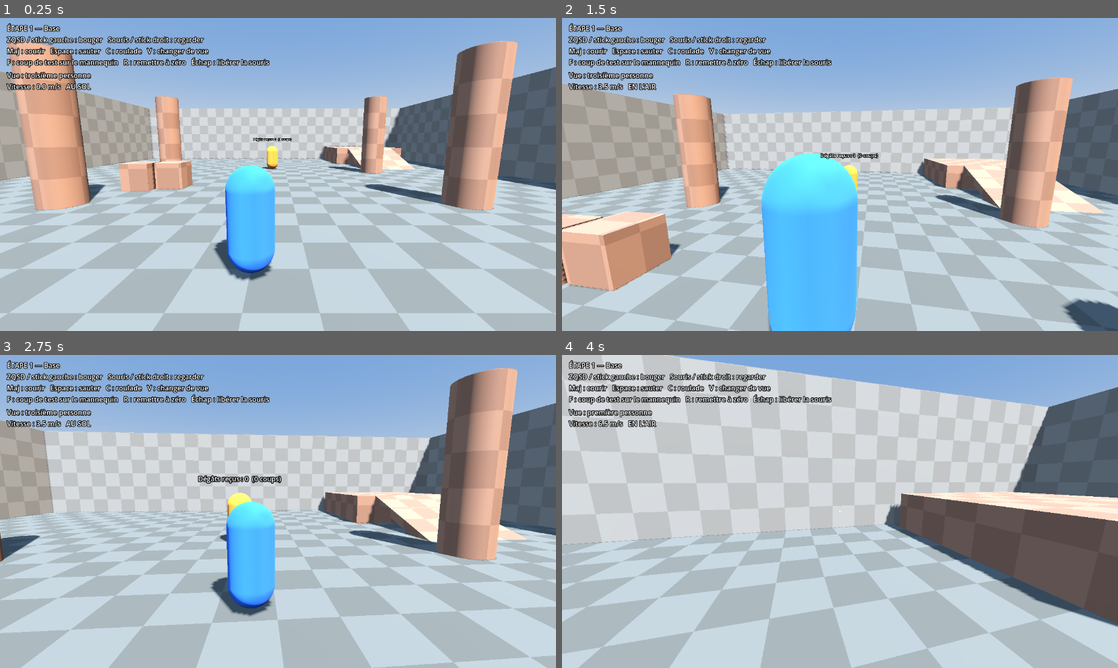
Above: before the commit, frames 1-4 (two rows, left to right).
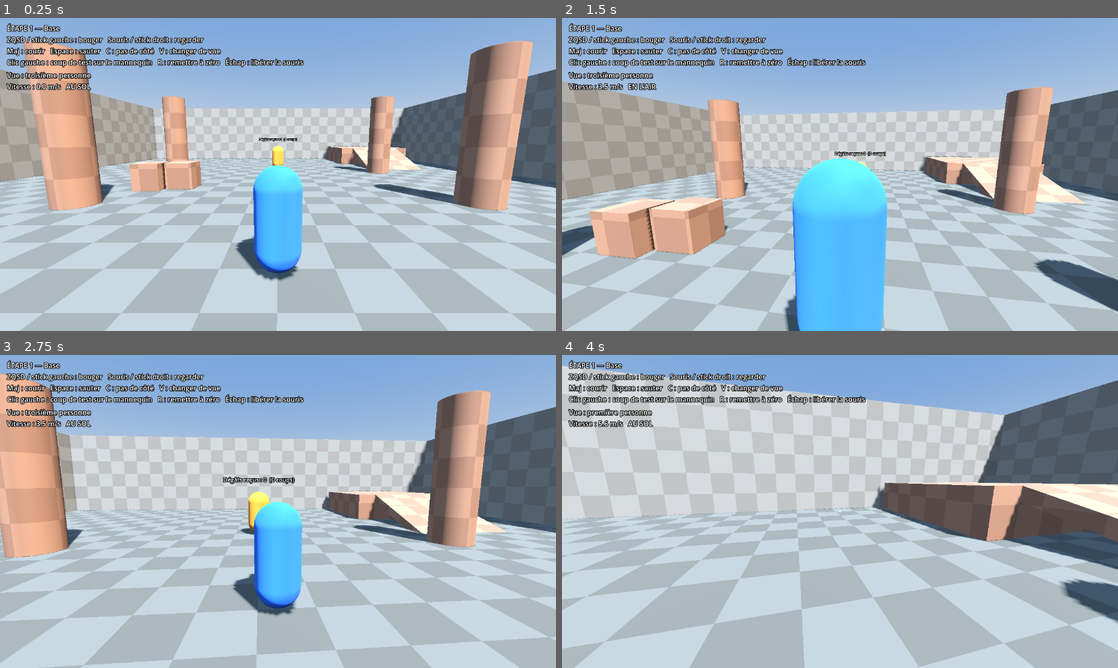
Above: after the commit, the same moments.

Repository: NengD/RPGMedieval
Game: Godot game, scene res://scenes/main.tscn
Same seed, same stepped clock (60 frames per second), same inputs: the game is played once before the commit and once after it.
Inputs (mouse positions are in pixels of both pictures, inside the frame that each line leads up to):
- Up to frame 1 (0.25 s): no input
- Up to frame 2 (1.5 s): tap Enter at 0.5 s; move the mouse to (867, 174) at 0.52 s; hold V (toggle_view) 0.53-1.28 s; hold W (move_forward) from 0.53 s (still down); tap C (dodge) at 0.6 s; click (867, 174) at 0.67 s; tap Space (jump) at 0.77, 1.07 s; move the mouse to (812, 174) at 1.27 s; tap V (toggle_view) at 1.35 s; click (812, 174) at 1.42 s
- Up to frame 3 (2.75 s): keep holding W (move_forward); tap Space (jump) at 1.52, 1.55, 1.82, 2.1 s; move the mouse to (289, 505) at 2.02 s; click (289, 505) at 2.17 s; tap C (dodge) at 2.3 s
- Up to frame 4 (4 s): keep holding W (move_forward); move the mouse to (834, 517) at 2.77 s; tap C (dodge) at 2.85 s; click (834, 517) at 2.92 s; tap Space (jump) at 3.02, 3.32, 3.77, 3.8 s; tap V (toggle_view) at 3.05 s; move the mouse to (878, 514) at 3.52 s; hold Shift (sprint) from 3.53 s (still down); click (878, 514) at 3.67 s

The runs differ from the first frame. In frame 1, 37% of the frame differs, in the area x 0-100%, y 7-100%; in frame 2, 38%; in frame 3, 38%, in the area x 0-100%, y 4-100%; in frame 4, 37%.

Commit message:
Étape 1 (retours) : pas de côté à la place de la roulade, clic gauche pour le coup de test, correction du mur invisible en 3e personne
Co-Authored-By: Claude Sonnet 5.5 <noreply@anthropic.com>

Diff:
--- a/project.godot
+++ b/project.godot
@@ -1,4 +1,11 @@
-; Fichier de projet Godot - prototype de combat médiéval
+; Engine configuration file.
+; It's best edited using the editor UI and not directly,
+; since the parameters that go here are not all obvious.
+;
+; Format:
+;   [section] ; section goes between []
+;   param=value ; assign values to parameters
+
 config_version=5
 
 [application]
--- a/scripts/camera_rig.gd
+++ b/scripts/camera_rig.gd
@@ -78,5 +78,4 @@
 	_pivot.position.y = GameConfig.EYE_HEIGHT
 	_pivot.rotation.x = pitch
 	_arm.spring_length = GameConfig.TPS_DISTANCE * k
-	camera.h_offset = GameConfig.TPS_SHOULDER * k
 	camera.fov = lerpf(GameConfig.FOV_FPS, GameConfig.FOV_TPS, k)
--- a/scripts/game_config.gd
+++ b/scripts/game_config.gd
@@ -33,19 +33,19 @@
 const COYOTE_TIME := 0.10            # saut encore possible juste après avoir quitté le bord
 const JUMP_BUFFER := 0.12            # saut mémorisé si pressé juste avant l'atterrissage
 
-# --- Héros : esquive / roulade ---
-const DODGE_SPEED := 9.0             # vitesse de départ de la roulade
-const DODGE_DURATION := 0.55
-const DODGE_COOLDOWN := 0.25         # pause avant de pouvoir rouler à nouveau
-const DODGE_IFRAME_START := 0.05     # début de l'invulnérabilité (s depuis le début)
-const DODGE_IFRAME_END := 0.40       # fin de l'invulnérabilité
+# --- Héros : esquive (pas de côté rapide, touche C) ---
+const DODGE_SPEED := 7.0             # vitesse de départ du pas (m/s)
+const DODGE_DURATION := 0.32         # durée du pas (distance ~ 1,5 m)
+const DODGE_COOLDOWN := 0.20         # pause avant de pouvoir esquiver à nouveau
+const DODGE_IFRAME_START := 0.03     # début de l'invulnérabilité (s depuis le début)
+const DODGE_IFRAME_END := 0.22       # fin de l'invulnérabilité
+const DODGE_LEAN := 0.35             # inclinaison du corps pendant le pas (radians)
 
 # --- Caméra ---
 const MOUSE_SENSITIVITY := 0.0025    # radians par pixel de souris
 const STICK_SENSITIVITY := 3.2       # radians par seconde, stick à fond
 const INVERT_Y := false
 const TPS_DISTANCE := 3.6            # distance caméra - héros (3e personne)
-const TPS_SHOULDER := 0.45           # décalage d'épaule (3e personne)
 const TPS_PITCH_MIN_DEG := -60.0
 const TPS_PITCH_MAX_DEG := 35.0
 const FPS_PITCH_LIMIT_DEG := 85.0
--- a/scripts/hud.gd
+++ b/scripts/hud.gd
@@ -15,8 +15,8 @@
 	_help.position = Vector2(16, 12)
 	_help.text = "ÉTAPE 1 — Base\n" \
 		+ "ZQSD / stick gauche : bouger   Souris / stick droit : regarder\n" \
-		+ "Maj : courir   Espace : sauter   C : roulade   V : changer de vue\n" \
-		+ "F : coup de test sur le mannequin   R : remettre à zéro   Échap : libérer la souris"
+		+ "Maj : courir   Espace : sauter   C : pas de côté   V : changer de vue\n" \
+		+ "Clic gauche : coup de test sur le mannequin   R : remettre à zéro   Échap : libérer la souris"
 	add_child(_help)
 
 	_status = _make_label()
@@ -39,7 +39,7 @@
 		"première personne" if fps_view else "troisième personne",
 		speed,
 		"AU SOL" if player.is_on_floor() else "EN L'AIR",
-		"   ROULADE (invulnérable)" if player.invulnerable else ("   roulade" if player.is_dodging else ""),
+		"   PAS DE CÔTÉ (invulnérable)" if player.invulnerable else ("   pas de côté" if player.is_dodging else ""),
 	]
 
 
--- a/scripts/input_setup.gd
+++ b/scripts/input_setup.gd
@@ -23,7 +23,7 @@
 	_add(&"look_down", [_axis(JOY_AXIS_RIGHT_Y, 1.0)])
 	_add(&"toggle_view", [_key(KEY_V), _btn(JOY_BUTTON_RIGHT_STICK)])
 	# Divers
-	_add(&"debug_hit", [_key(KEY_F), _btn(JOY_BUTTON_X)])
+	_add(&"debug_hit", [_mouse(MOUSE_BUTTON_LEFT), _btn(JOY_BUTTON_X)])
 	_add(&"reset_combat", [_key(KEY_R), _btn(JOY_BUTTON_START)])
 
 
@@ -41,6 +41,12 @@
 	return e
 
 
+static func _mouse(button: MouseButton) -> InputEventMouseButton:
+	var e := InputEventMouseButton.new()
+	e.button_index = button
+	return e
+
+
 static func _btn(button: JoyButton) -> InputEventJoypadButton:
 	var e := InputEventJoypadButton.new()
 	e.button_index = button
--- a/scripts/player.gd
+++ b/scripts/player.gd
@@ -1,6 +1,6 @@
 class_name Player
 extends CharacterBody3D
-## Héros (capsule) : marche, course, saut, roulade. Caméra gérée par CameraRig.
+## Héros (capsule) : marche, course, saut, pas de côté (esquive). Caméra gérée par CameraRig.
 
 var spawn_yaw := 0.0
 var rig: CameraRig
@@ -14,7 +14,6 @@
 var _dodge_elapsed := 0.0
 var _dodge_cooldown := 0.0
 var _dodge_dir := Vector3.ZERO
-var _dodge_backward := false
 
 
 func _ready() -> void:
@@ -125,7 +124,7 @@
 	if rig.first_person:
 		facing_yaw = rig.yaw
 	elif is_dodging:
-		pass   # orientation fixée au début de la roulade
+		pass   # orientation fixée au début du pas de côté
 	elif wish.length() > 0.1:
 		var target_yaw := atan2(-wish.x, -wish.z)
 		facing_yaw = lerp_angle(facing_yaw, target_yaw, 1.0 - exp(-GameConfig.TURN_SPEED * delta))
@@ -137,12 +136,8 @@
 	_dodge_elapsed = 0.0
 	if wish.length() > 0.1:
 		_dodge_dir = wish.normalized()
-		_dodge_backward = false
-		if not rig.first_person:
-			facing_yaw = atan2(-_dodge_dir.x, -_dodge_dir.z)
 	else:
-		_dodge_dir = -facing_vector()   # sans direction : roulade en arrière
-		_dodge_backward = true
+		_dodge_dir = -facing_vector()   # sans direction : pas en arrière
 
 
 func _update_dodge(delta: float) -> void:
@@ -152,19 +147,17 @@
 	velocity.x = _dodge_dir.x * speed
 	velocity.z = _dodge_dir.z * speed
 	invulnerable = _dodge_elapsed >= GameConfig.DODGE_IFRAME_START and _dodge_elapsed <= GameConfig.DODGE_IFRAME_END
-	# Animation simple : le corps fait un tour sur lui-même, un peu écrasé
-	var angle := t * TAU
-	_body_pivot.rotation.x = angle if _dodge_backward else -angle
-	_body_pivot.scale.y = 0.75
+	# Animation simple : le corps s'incline dans le sens du pas puis se redresse
+	var right := Vector3(cos(facing_yaw), 0.0, -sin(facing_yaw))
+	_body_pivot.rotation.z = -_dodge_dir.dot(right) * GameConfig.DODGE_LEAN * sin(t * PI)
 	if t >= 1.0:
 		is_dodging = false
 		invulnerable = false
 		_dodge_cooldown = GameConfig.DODGE_COOLDOWN
-		_body_pivot.rotation.x = 0.0
-		_body_pivot.scale.y = 1.0
+		_body_pivot.rotation.z = 0.0
 
 
-## Coup de test (touche F) : touche le mannequin devant le héros.
+## Coup de test (clic gauche) : touche le mannequin devant le héros.
 func _debug_hit() -> void:
 	var from := global_position + Vector3.UP * 1.0
 	var dir := facing_vector()
--- a/tests/run_tests.gd
+++ b/tests/run_tests.gd
@@ -80,25 +80,25 @@
 	_check(absf(max_y - expected) < 0.15, "hauteur de saut %.2f m (attendu %.2f)" % [max_y, expected])
 	_check(player.is_on_floor(), "il retombe au sol")
 
-	print("[Roulade]")
+	print("[Pas de côté]")
 	_teleport(Vector3(-10, 0.05, 9), 0.0)
 	await _frames(30)
 	_hold([&"move_right"])
 	Input.action_press(&"dodge")
 	await _frames(3)
 	Input.action_release(&"dodge")
-	_check(player.is_dodging, "la roulade démarre")
+	_check(player.is_dodging, "le pas de côté démarre")
 	var max_speed := 0.0
 	var saw_iframes := false
 	for i in 20:
 		await physics_frame
 		max_speed = maxf(max_speed, Vector2(player.velocity.x, player.velocity.z).length())
 		saw_iframes = saw_iframes or player.invulnerable
-	_check(max_speed > GameConfig.DODGE_SPEED * 0.8, "vitesse de roulade %.2f" % max_speed)
-	_check(saw_iframes, "invulnérable pendant la roulade")
+	_check(max_speed > GameConfig.DODGE_SPEED * 0.8, "vitesse du pas de côté %.2f" % max_speed)
+	_check(saw_iframes, "invulnérable pendant le pas de côté")
 	_release_all()
 	await _frames(int(GameConfig.DODGE_DURATION * 120) + 30)
-	_check(not player.is_dodging, "la roulade se termine")
+	_check(not player.is_dodging, "le pas de côté se termine")
 
 	print("[Murs]")
 	_teleport(Vector3(0, 0.05, 12), 0.0)
@@ -129,6 +129,22 @@
 	await _frames(60)
 	_check(player._body_pivot.visible, "le corps est visible en 3e personne")
 
+	print("[Regard à la souris]")
+	for fp in [true, false]:
+		if player.rig.first_person != fp:
+			player.toggle_view()
+		await _frames(40)
+		var yaw0 := player.rig.yaw
+		var pitch0 := player.rig.pitch
+		var ev := InputEventMouseMotion.new()
+		ev.relative = Vector2(100, -40)
+		ev.screen_relative = Vector2(100, -40)
+		Input.parse_input_event(ev)
+		await _frames(5)
+		_check(not is_equal_approx(player.rig.yaw, yaw0) and not is_equal_approx(player.rig.pitch, pitch0), "la souris tourne la caméra (%s)" % ("1re personne" if fp else "3e personne"))
+	if player.rig.first_person:
+		player.toggle_view()
+
 	print("[Rampe]")
 	_teleport(Vector3(9, 0.05, -4), 0.0)
 	await _frames(30)
@@ -146,7 +162,7 @@
 	dummy.reset_stats()
 	await _frames(10)
 	player._debug_hit()
-	_check(dummy.hit_count == 1, "le coup de test (F) touche le mannequin")
+	_check(dummy.hit_count == 1, "le coup de test (clic) touche le mannequin")
 
 	print("")
 	print("RÉSULTAT : %s (%d échec(s))" % ["SUCCÈS" if failures == 0 else "ÉCHEC", failures])
--- /dev/null
+++ b/tests/shot.gd
@@ -0,0 +1,24 @@
+extends SceneTree
+func _initialize() -> void:
+	_run()
+func _snap(p, name):
+	for i in 30: await process_frame
+	root.get_texture().get_image().save_png("C:/Users/bende/AppData/Local/Temp/claude/1737c38915366fd2/a0d4bad4-af99-45bc-bf90-d212f860c18b/scratchpad/shot_%s.png" % name)
+func _run() -> void:
+	load("res://scripts/input_setup.gd").register_actions()
+	var main = load("res://scenes/main.tscn").instantiate()
+	root.add_child(main)
+	await physics_frame
+	var p: Player = main.player
+	p.toggle_view()
+	for i in 60: await physics_frame
+	await _snap(p, "fps_a")
+	# simule des mouvements de souris réels
+	var ev := InputEventMouseMotion.new()
+	ev.relative = Vector2(300, -100); ev.screen_relative = Vector2(300, -100)
+	print("mode souris: ", Input.mouse_mode, " yaw avant: ", p.rig.yaw)
+	Input.parse_input_event(ev)
+	for i in 10: await process_frame
+	print("yaw apres: ", p.rig.yaw, " pitch: ", p.rig.pitch)
+	await _snap(p, "fps_b")
+	quit()
Not shown, added: tests/shot.gd.uid
Not shown, changed: CLAUDE.md
